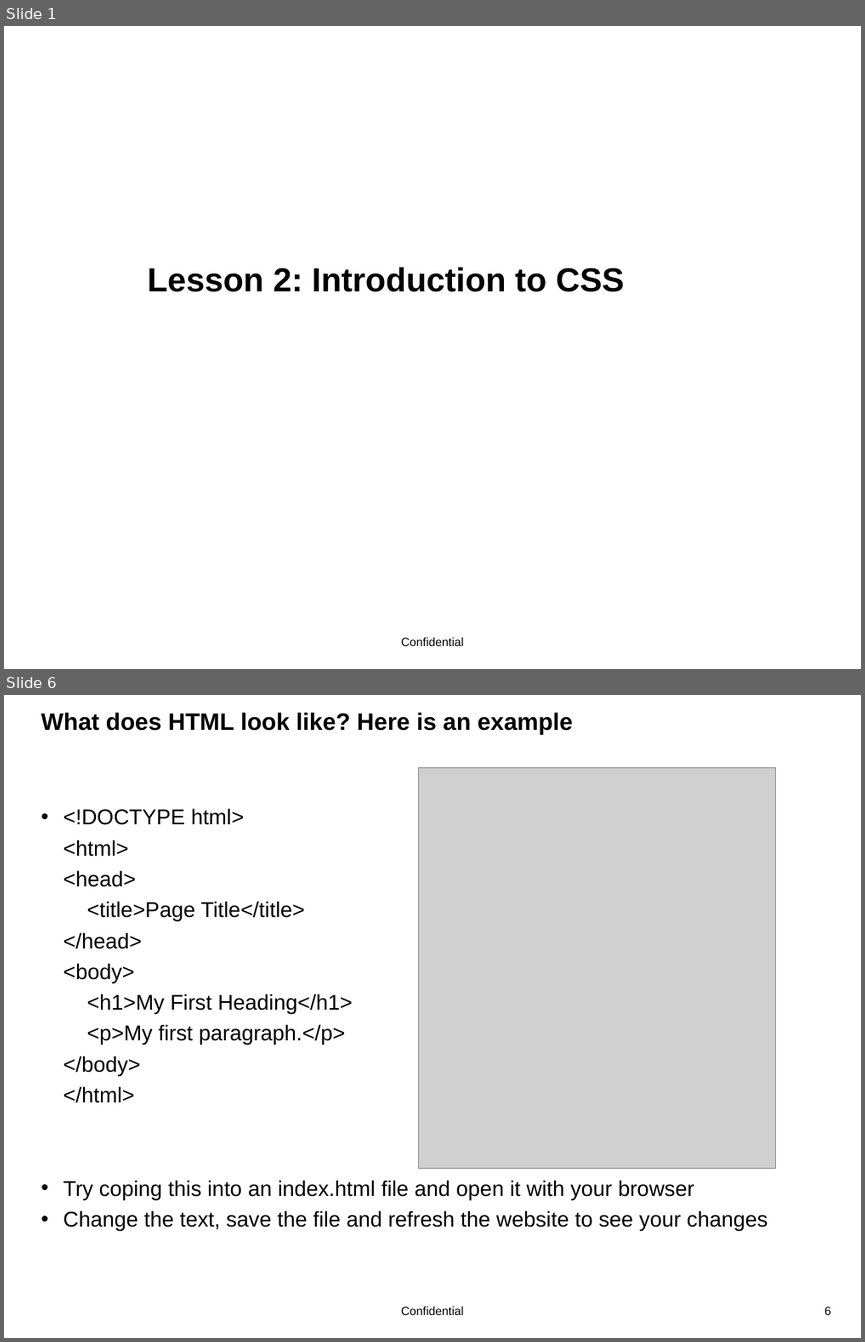
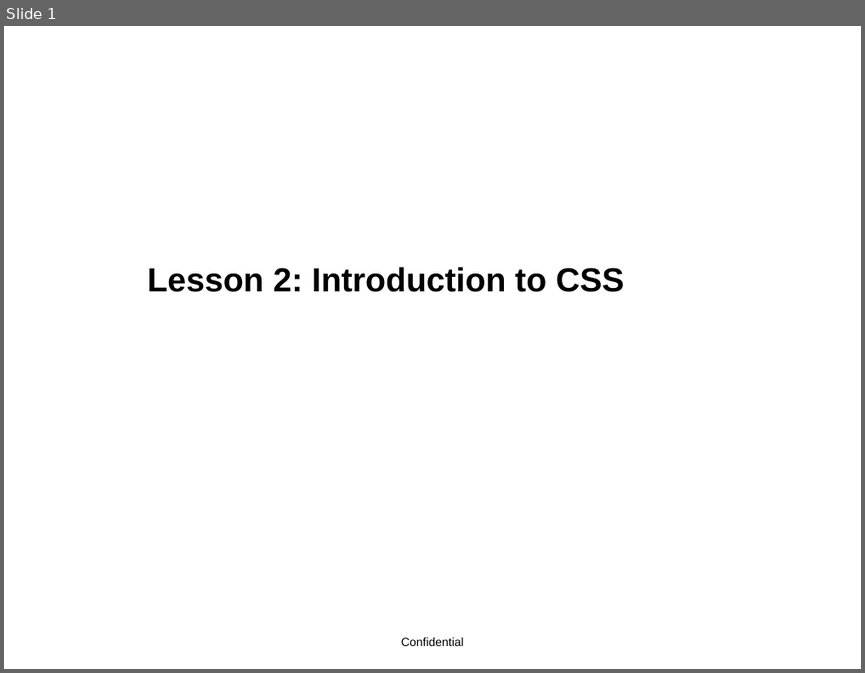
Before and after one commit to zbolmb/C1CodersCurriculum, a slide deck: lessons/lesson2/lesson2.pptx. Shown one above the other, each under a label of ours: slides 1 and 6 before the commit, slide 1 after it; the slides between them are not shown. The pictures are 865x1342 and 865x673 pixels, drawn with LibreOffice and Linux fonts; fonts in the diff are those of the drawing; grey boxes stand for pictures; background and template pictures are left out. Boxes give left, top, right and bottom in pixels: in the first picture for what was removed or moved away, otherwise in the second. Text is boxed around its words. In the diff, an @@ line names an element or a change of style, - is before the commit and + after.

```diff
--- a/lessons/lesson2/lesson2.pptx
+++ b/lessons/lesson2/lesson2.pptx
@@ slide 6 removed at [4, 695, 861, 1338], background #FFFFFF; not listed: 1 template element that a slide beside it also shows @@
@@ title removed at [41, 712, 573, 734] @@
-What does HTML look like? Here is an example
@@ picture removed at [418, 768, 775, 1168] @@
@@ text removed at [64, 808, 767, 1231] @@
-• <!DOCTYPE html>
-  <html>
-  <head>
-  <title>Page Title</title>
-  </head>
-  <body>
-  <h1>My First Heading</h1>
-  <p>My first paragraph.</p>
-  </body>
-  </html>
-• Try coping this into an index.html file and open it with your browser
-• Change the text, save the file and refresh the website to see your changes
@@ page number removed at [824, 1306, 831, 1315] @@
-6
```
Also in this commit, not shown: 2 slides changed, 3 slides added, 3 other slides removed, 1 other file.
